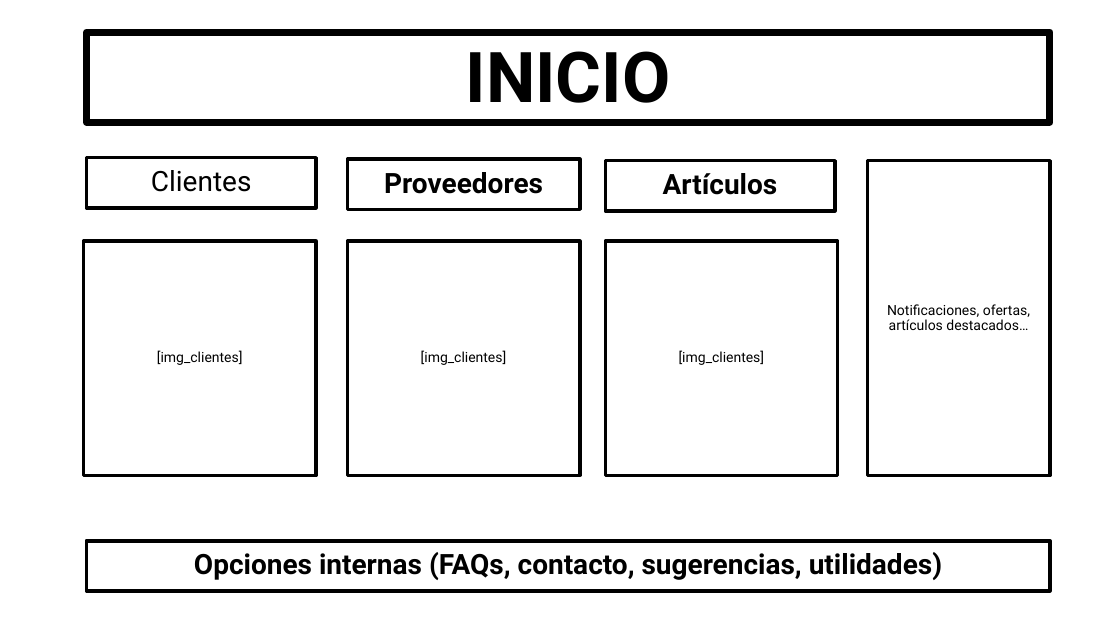
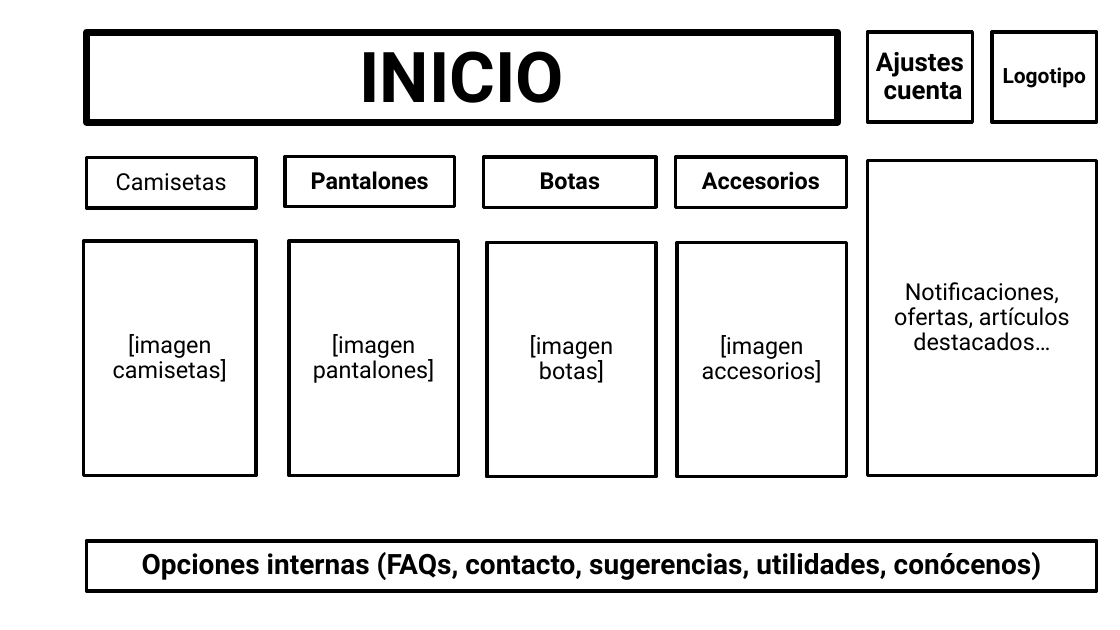
Before and after one commit to Antelo97/Oscar.Antelo.Nieto_2DAM, a slide deck: slide 1 of Desarrollo de Interfaces/GuiaEstilos.pptx. Drawn at 1120x630 pixels with LibreOffice and Linux fonts; fonts in the diff are those of the drawing. Boxes give left, top, right and bottom in pixels: in the first picture for what was removed or moved away, otherwise in the second. Text is boxed around its words. In the diff, an @@ line names an element or a change of style, - is before the commit and + after.

```diff
--- a/Desarrollo de Interfaces/GuiaEstilos.pptx
+++ b/Desarrollo de Interfaces/GuiaEstilos.pptx
@@ title "INICIO": place and size @@
-title "INICIO" at box(87, 32, 1050, 122)
+title "INICIO" at box(87, 32, 838, 122)
@@ rectangle added at box(868, 32, 973, 122), outline #000000 3 pt, 22.2 pt, text #000000, bold @@
+Ajustes cuenta
@@ rectangle added at box(992, 32, 1097, 122), outline #000000 3 pt, 18 pt, text #000000, bold @@
+Logotipo
@@ rectangle "Camisetas": place and size @@
-rectangle "Camisetas" at box(87, 158, 316, 208)
+rectangle "Camisetas" at box(87, 158, 256, 208)
@@ text in rectangle at box(116, 173, 227, 191): text changed; size 24 to 20 pt @@
-Clientes
+Camisetas
@@ subtitle "Pantalones": place and size @@
-subtitle "Pantalones" at box(348, 160, 581, 210)
+subtitle "Pantalones" at box(285, 156, 455, 207)
@@ subtitle at box(311, 171, 429, 190): text changed; size 24 to 20 pt @@
-Proveedores
+Pantalones
@@ rectangle "Botas": place and size @@
-rectangle "Botas" at box(606, 160, 835, 211)
+rectangle "Botas" at box(484, 157, 657, 208)
@@ text in rectangle at box(540, 172, 600, 190): text changed; size 24 to 20 pt @@
-Artículos
+Botas
@@ rectangle added at box(676, 157, 847, 208), outline #000000 3 pt, 20 pt, text #000000, bold @@
+Accesorios
@@ rectangle "Notificaciones, ofertas, artículos destacados…": place and size @@
-rectangle "Notificaciones, ofertas, artículos destacados…" at box(868, 160, 1050, 476)
+rectangle "Notificaciones, ofertas, artículos destacados…" at box(868, 160, 1097, 476)
@@ rectangle "Notificaciones, ofertas, artículos destacados…" at box(868, 160, 1097, 476): size 12 to 20 pt @@
@@ rectangle "[imagen camisetas]": place and size @@
-rectangle "[imagen camisetas]" at box(84, 241, 317, 476)
+rectangle "[imagen camisetas]" at box(84, 241, 256, 476)
@@ rectangle "[imagen pantalones]": place and size @@
-rectangle "[imagen pantalones]" at box(348, 241, 581, 476)
+rectangle "[imagen pantalones]" at box(289, 241, 459, 476)
@@ rectangle "[imagen botas]": place and size @@
-rectangle "[imagen botas]" at box(606, 241, 839, 476)
+rectangle "[imagen botas]" at box(487, 243, 657, 477)
@@ rectangle added at box(677, 243, 847, 477), outline #000000 3 pt, 20 pt, text #000000 @@
+[imagen accesorios]
@@ text in rectangle at box(113, 334, 227, 382): text changed; size 12 to 20 pt @@
-[img_clientes]
+[imagen camisetas]
@@ text in rectangle at box(313, 334, 435, 383): text changed; size 12 to 20 pt @@
-[img_clientes]
+[imagen pantalones]
@@ text in rectangle at box(530, 335, 613, 383): text changed; size 12 to 20 pt @@
-[img_clientes]
+[imagen botas]
@@ rectangle "Opciones internas (FAQs, contacto, sugerencias, ...": place and size @@
-rectangle "Opciones internas (FAQs, contacto, sugerencias, ..." at box(87, 541, 1050, 592)
+rectangle "Opciones internas (FAQs, contacto, sugerencias, ..." at box(87, 541, 1097, 592)
@@ text in rectangle at box(142, 552, 1041, 580): text changed @@
-Opciones internas (FAQs, contacto, sugerencias, utilidades)
+Opciones internas (FAQs, contacto, sugerencias, utilidades, conócenos)
```
Also in this commit, not shown: 1 other slide changed, 2 slides added, 1 slide removed, 1 other file.
